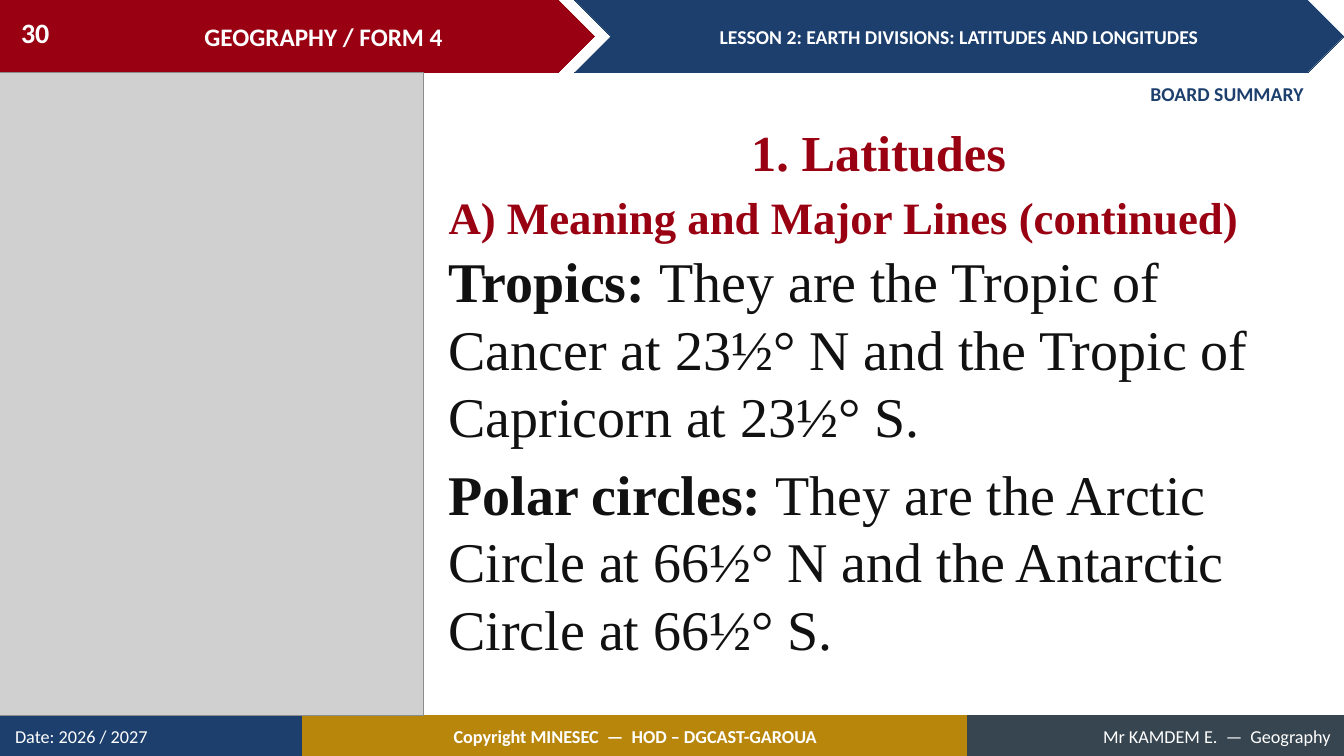
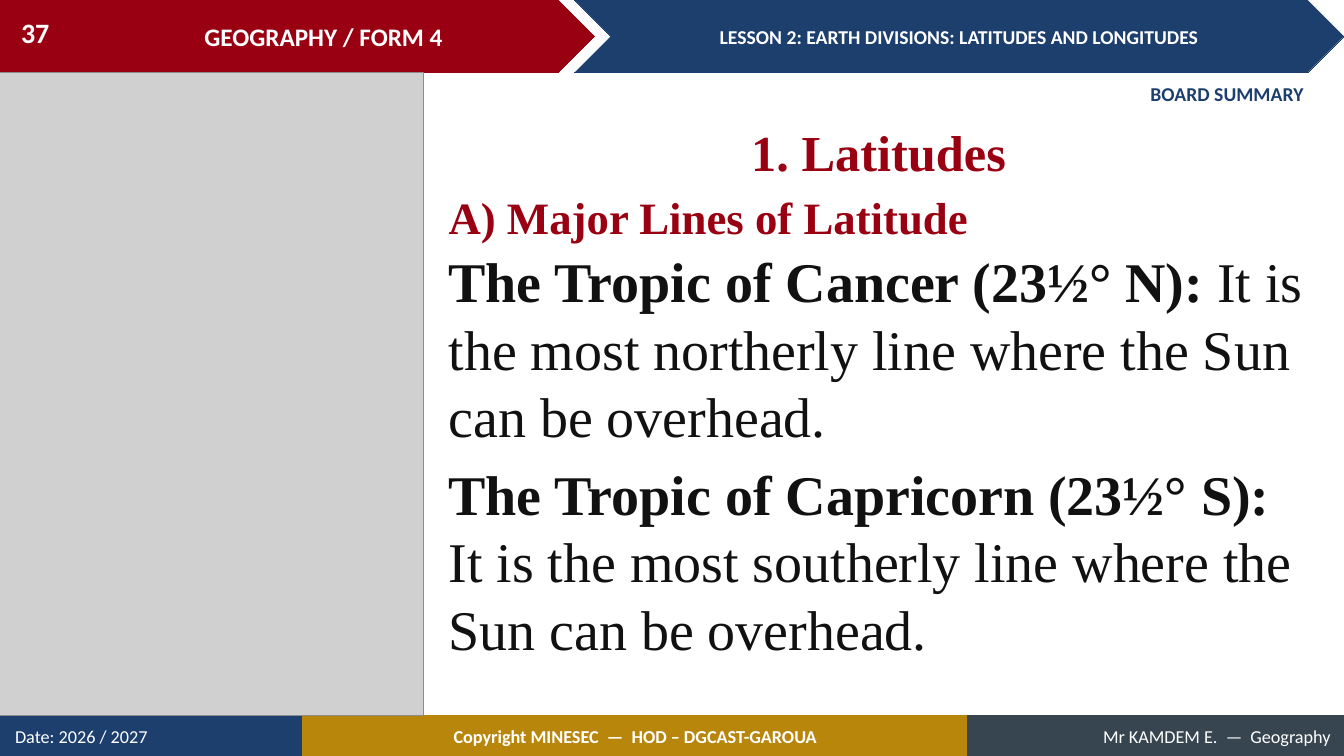
Before and after one commit to Berthautk/linea-github, a slide deck: slide 37 of lecons/F3/03_FORM4_LESSON02_Latitudes_and_Longitudes.pptx (slide 30 before the commit). Drawn at 1344x756 pixels with LibreOffice and Linux fonts; fonts in the diff are those of the drawing; grey boxes stand for pictures. Boxes give left, top, right and bottom in pixels: in the first picture for what was removed or moved away, otherwise in the second. Text is boxed around its words. In the diff, an @@ line names an element or a change of style, - is before the commit and + after.

```diff
--- a/lecons/F3/03_FORM4_LESSON02_Latitudes_and_Longitudes.pptx
+++ b/lecons/F3/03_FORM4_LESSON02_Latitudes_and_Longitudes.pptx
@@ page number at (21,24,49,44): text changed @@
-30
+37
@@ text at (449,202,968,244): text changed @@
-A) Meaning and Major Lines (continued)
+A) Major Lines of Latitude
@@ text at (449,262,1302,651): text changed @@
-Tropics: They are the Tropic of Cancer at 23½° N and the Tropic of Capricorn at 23½° S.
-Polar circles: They are the Arctic Circle at 66½° N and the Antarctic Circle at 66½° S.
+The Tropic of Cancer (23½° N): It is the most northerly line where the Sun can be overhead.
+The Tropic of Capricorn (23½° S): It is the most southerly line where the Sun can be overhead.
```
Also in this commit, not shown: 16 other slides changed, 15 slides added, 2 slides removed, 10 other files.
